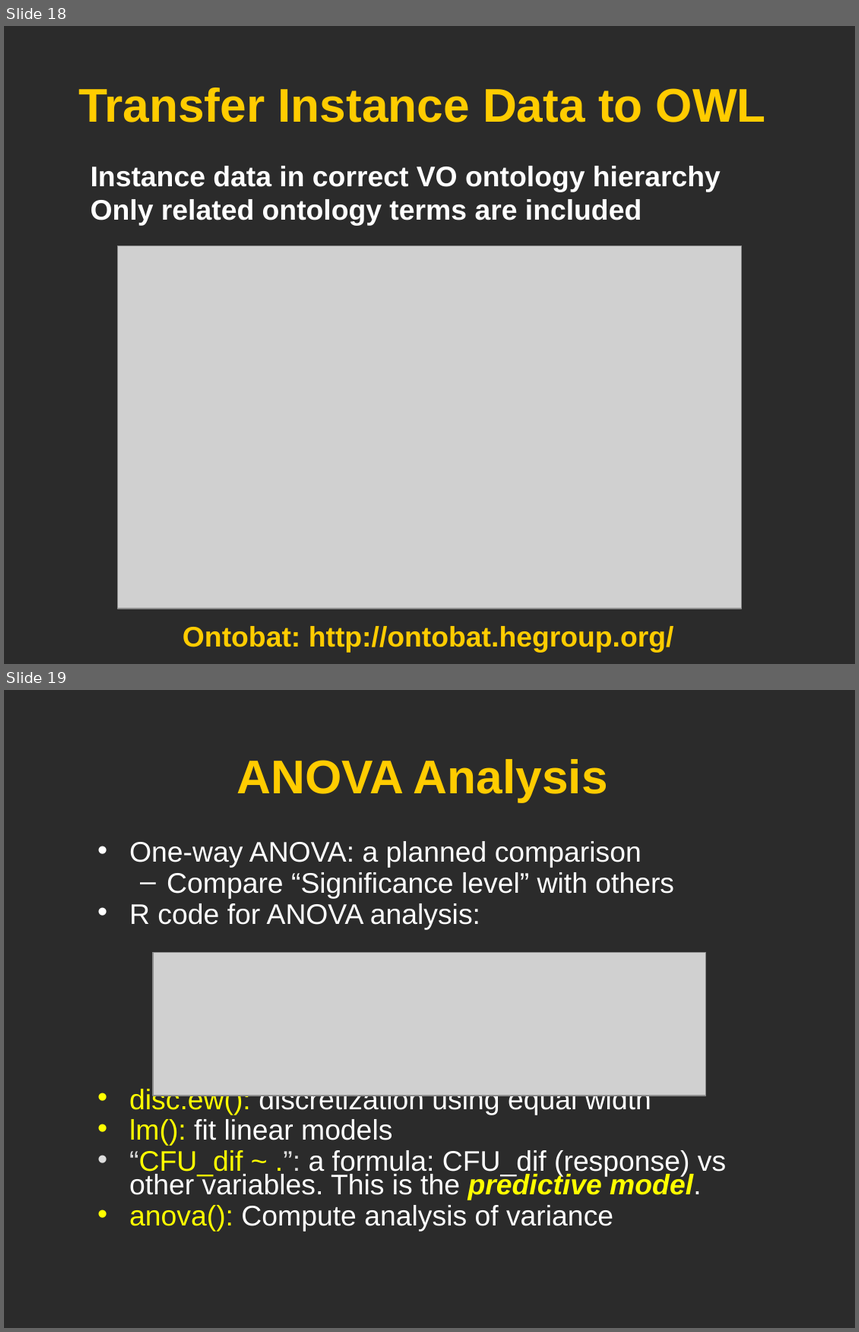
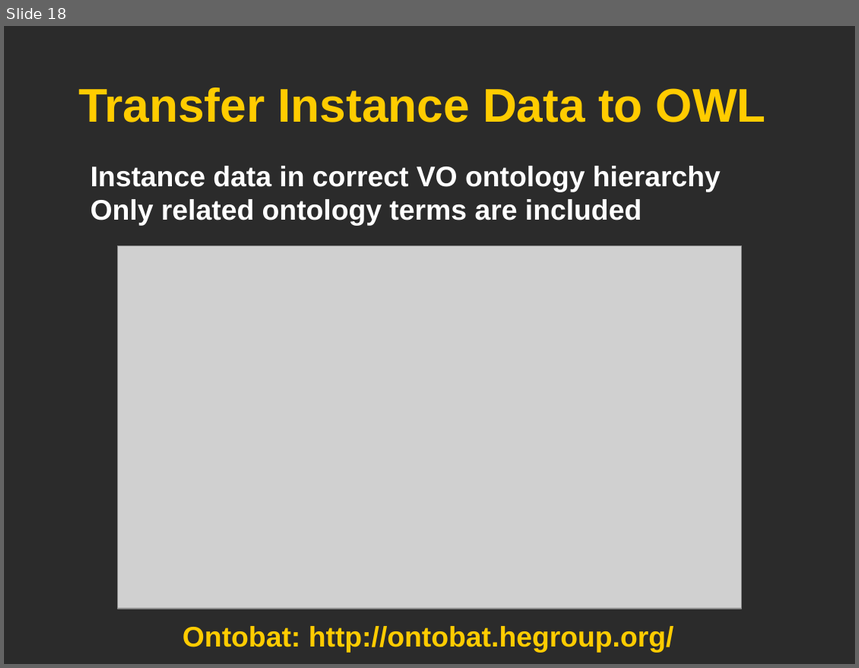
Before and after one commit to obi-ontology/obi-legacy-svn, a slide deck: trunk/docs/presentations/OBI workshop May 2012 Ann Arbor/OBI Statistics/Statistics_OBI_He.ppt. Shown one above the other, each under a label of ours: slides 18 and 19 before the commit, slide 18 after it. The pictures are 859x1332 and 859x668 pixels, drawn with LibreOffice and Linux fonts; fonts in the diff are those of the drawing; grey boxes stand for pictures; background and template pictures are left out; a plain dark background stands for a picture behind light text. Boxes give left, top, right and bottom in pixels: in the first picture for what was removed or moved away, otherwise in the second. Text is boxed around its words. In the diff, an @@ line names an element or a change of style, - is before the commit and + after.

```diff
--- a/trunk/docs/presentations/OBI workshop May 2012 Ann Arbor/OBI Statistics/Statistics_OBI_He.ppt
+++ b/trunk/docs/presentations/OBI workshop May 2012 Ann Arbor/OBI Statistics/Statistics_OBI_He.ppt
@@ slide 19 removed at [4,690,855,1328], background picture (left out) @@
@@ title removed at [237,759,608,802] @@
-ANOVA Analysis
@@ text removed at [129,841,726,1232] @@
-• One-way ANOVA: a planned comparison
-  – Compare “Significance level” with others
-• R code for ANOVA analysis:
-• disc.ew(): discretization using equal width
-• lm(): fit linear models
-• “CFU_dif ~ .”: a formula: CFU_dif (response) vs other variables. This is the predictive model.
-• anova(): Compute analysis of variance
@@ picture removed at [153,952,706,1096] @@
```
Also in this commit, not shown: 2 slides changed, 1 slide added.
